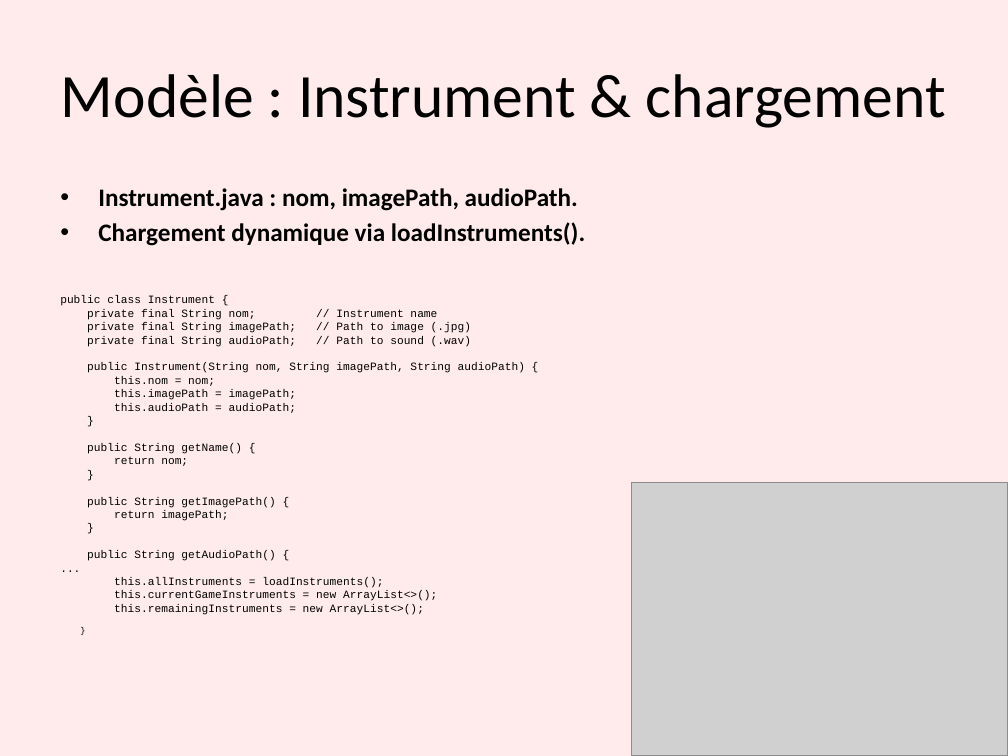
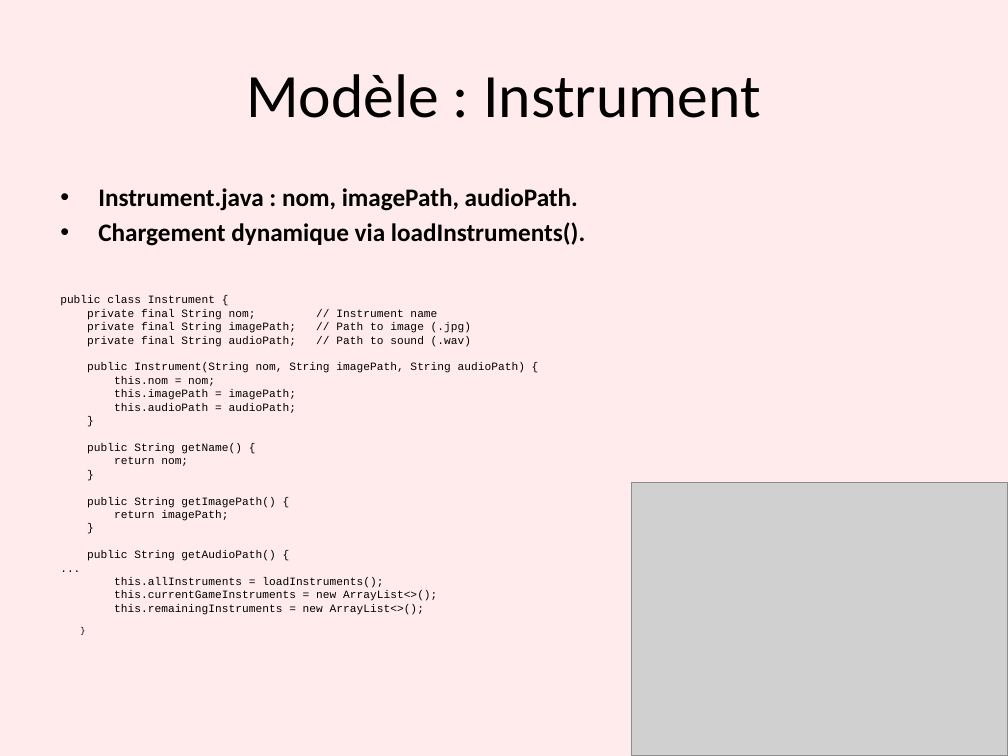
Before and after one commit to Bobyte5923/SoundOfWorld, a slide deck: slide 5 of SoundOfWorld.pptx (slide 11 before the commit). Drawn at 1008x756 pixels with LibreOffice and Linux fonts; fonts in the diff are those of the drawing; grey boxes stand for pictures. Boxes give left, top, right and bottom in pixels: in the first picture for what was removed or moved away, otherwise in the second. Text is boxed around its words. In the diff, an @@ line names an element or a change of style, - is before the commit and + after.

```diff
--- a/SoundOfWorld.pptx
+++ b/SoundOfWorld.pptx
@@ title at (246,74,761,118): text changed @@
-Modèle : Instrument & chargement
+Modèle : Instrument
```
Also in this commit, not shown: 5 other slides changed, 6 slides removed.
